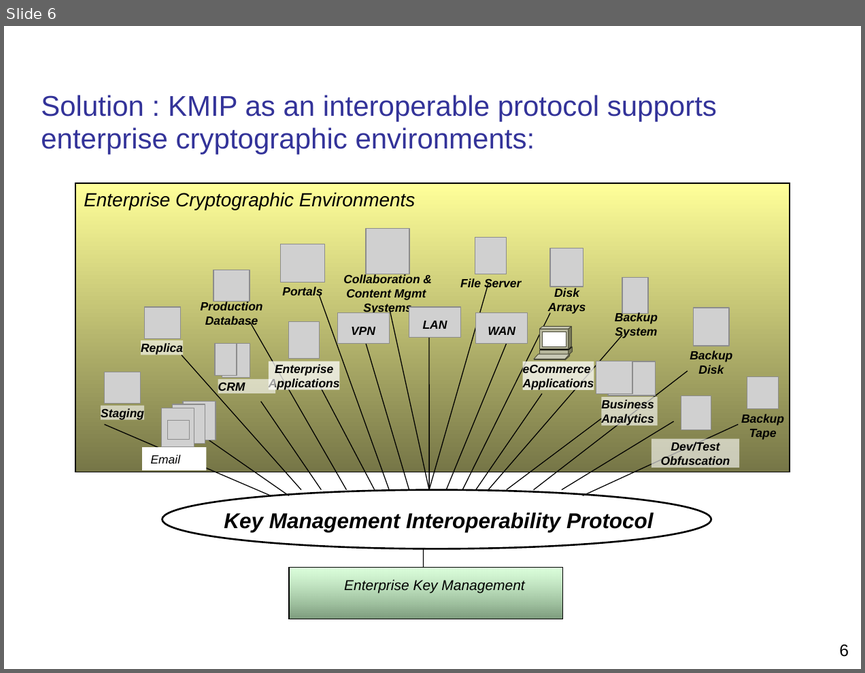
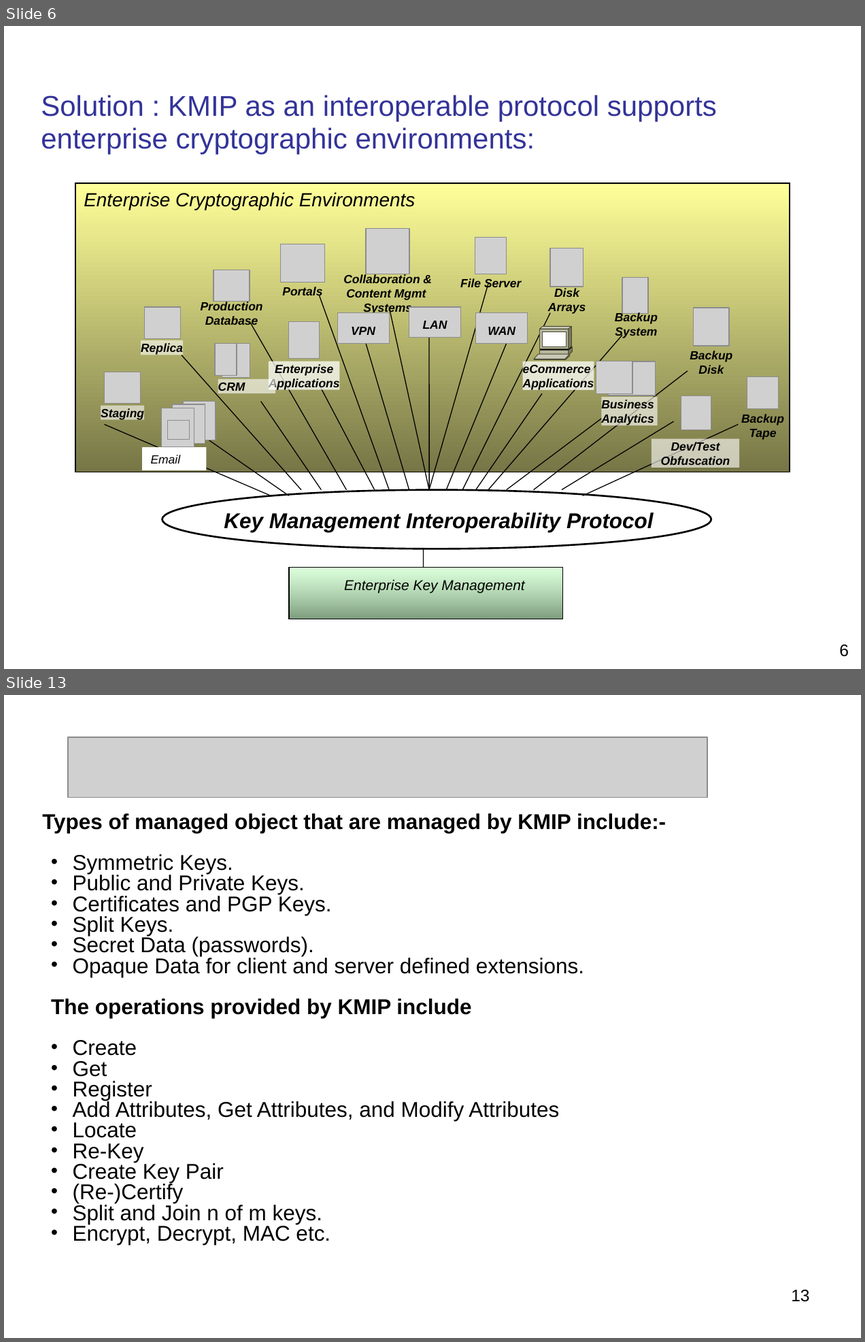
Before and after one commit to sedukull/pykmip-ws, a slide deck: docs/KMIP_Presentation.ppt. Shown one above the other, each under a label of ours: slide 6 before the commit, slides 6 and 13 after it; the slides between them are not shown. The pictures are 865x673 and 865x1342 pixels, drawn with LibreOffice and Linux fonts; fonts in the diff are those of the drawing; grey boxes stand for pictures; background and template pictures are left out. Boxes give left, top, right and bottom in pixels: in the first picture for what was removed or moved away, otherwise in the second. Text is boxed around its words. In the diff, an @@ line names an element or a change of style, - is before the commit and + after.

```diff
--- a/docs/KMIP_Presentation.ppt
+++ b/docs/KMIP_Presentation.ppt
@@ slide 13 added at [4,695,861,1338], background picture (left out) @@
@@ picture added at [68,737,707,797] @@
@@ text added at [42,813,666,1244], 18 pt, text #000000 @@
+Types of managed object that are managed by KMIP include:-
+  • Symmetric Keys.
+  • Public and Private Keys.
+  • Certificates and PGP Keys.
+  • Split Keys.
+  • Secret Data (passwords).
+  • Opaque Data for client and server defined extensions.
+  The operations provided by KMIP include
+  • Create
+  • Get
+  • Register
+  • Add Attributes, Get Attributes, and Modify Attributes
+  • Locate
+  • Re-Key
+  • Create Key Pair
+  • (Re-)Certify
+  • Split and Join n of m keys.
+  • Encrypt, Decrypt, MAC etc.
@@ page number added at [791,1289,809,1302], 14 pt, text #000000 @@
+13
```
Also in this commit, not shown: 13 slides changed, 3 other slides added, 1 slide removed, 8 other files.
